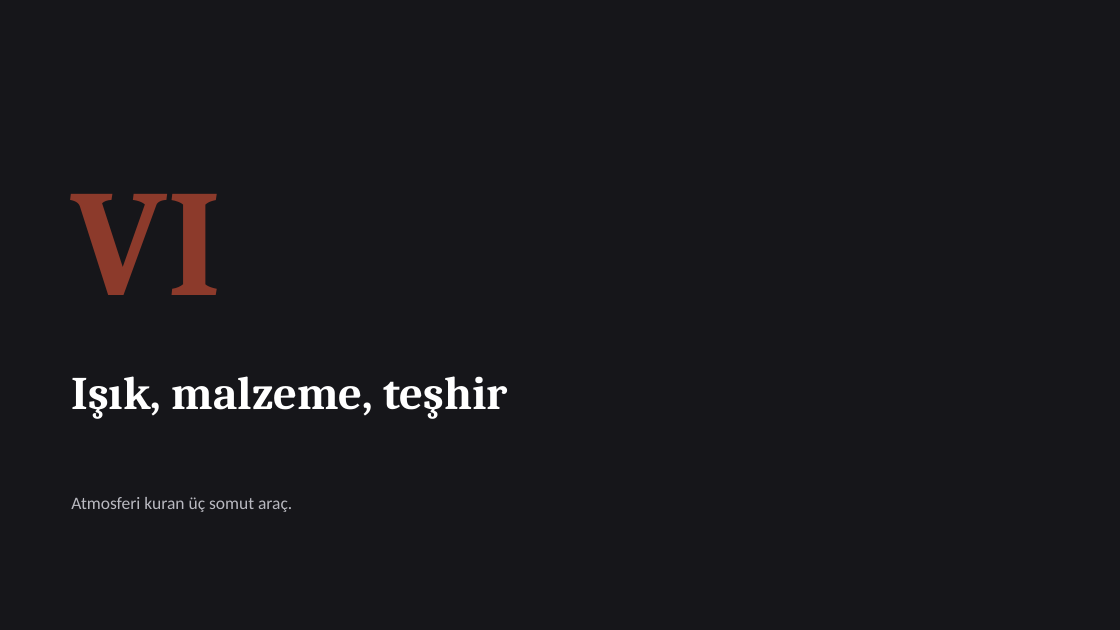
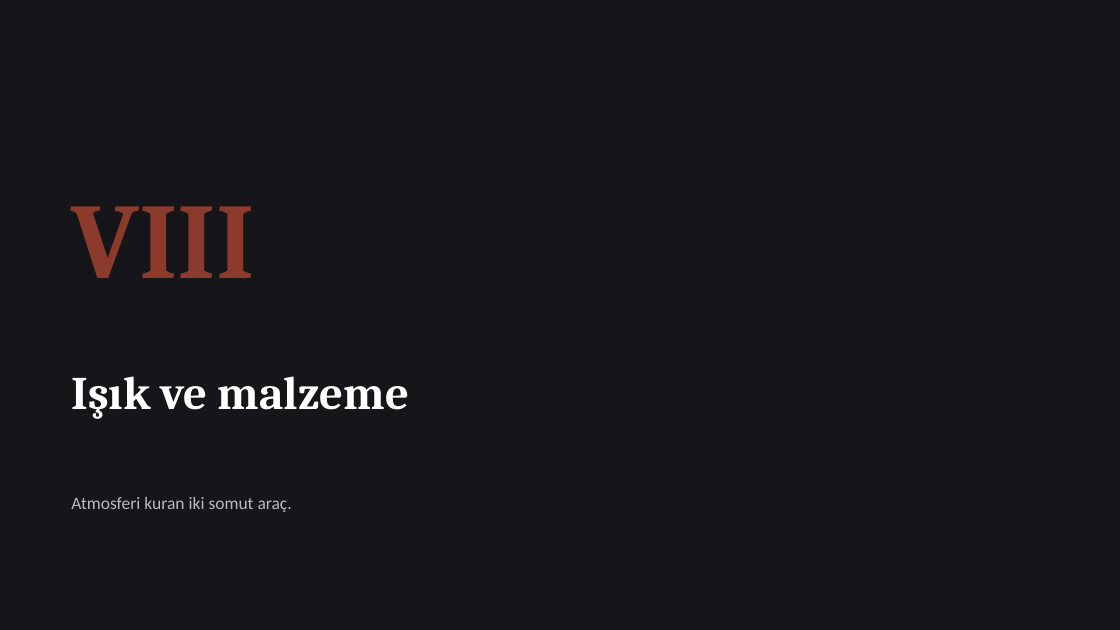
Before and after one commit to bunal91/sanat-ve-mekan, a slide deck: slide 35 of magaza-tasarimi-dersi/Magaza-Tasarimi-Teorik-Sunum.pptx (slide 36 before the commit). Drawn at 1120x630 pixels with LibreOffice and Linux fonts; fonts in the diff are those of the drawing. Boxes give left, top, right and bottom in pixels: in the first picture for what was removed or moved away, otherwise in the second. Text is boxed around its words. In the diff, an @@ line names an element or a change of style, - is before the commit and + after.

```diff
--- a/magaza-tasarimi-dersi/Magaza-Tasarimi-Teorik-Sunum.pptx
+++ b/magaza-tasarimi-dersi/Magaza-Tasarimi-Teorik-Sunum.pptx
@@ text at box(71, 206, 254, 278): text changed; size 130 to 92 pt @@
-VI
+VIII
@@ text at box(71, 376, 409, 419): text changed @@
-Işık, malzeme, teşhir
+Işık ve malzeme
@@ text at box(71, 497, 292, 512): text changed @@
-Atmosferi kuran üç somut araç.
+Atmosferi kuran iki somut araç.
```
Also in this commit, not shown: 18 other slides changed, 29 slides added, 37 slides removed, 1 other file.
